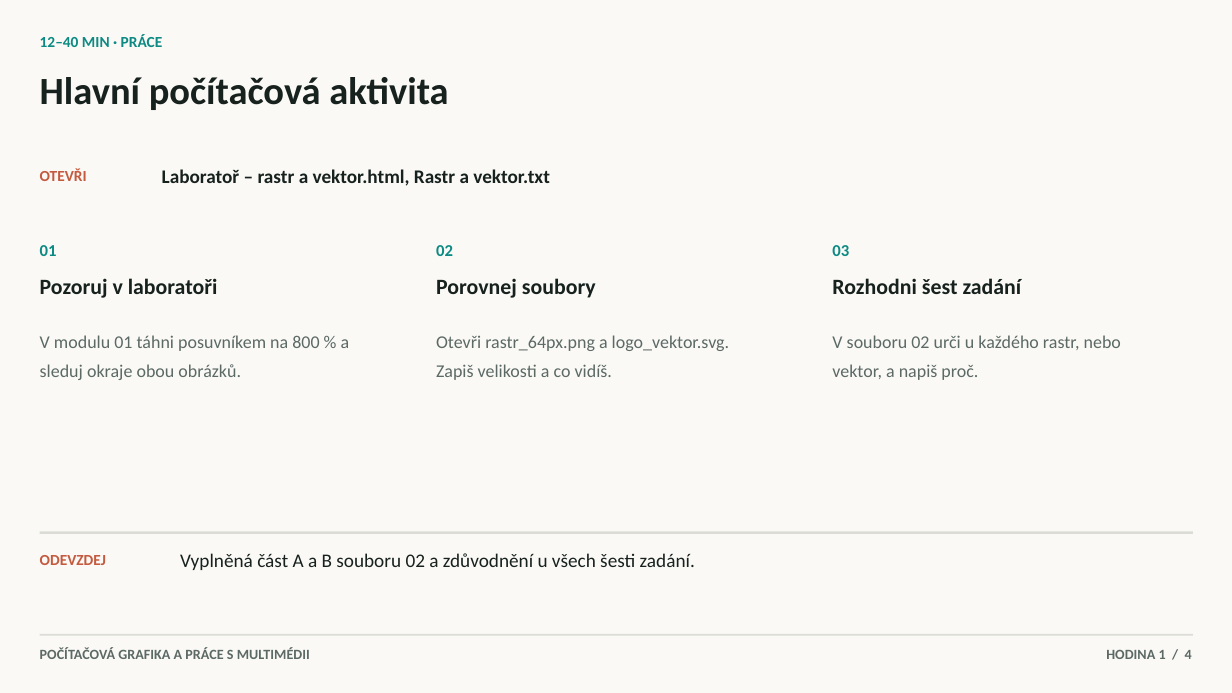
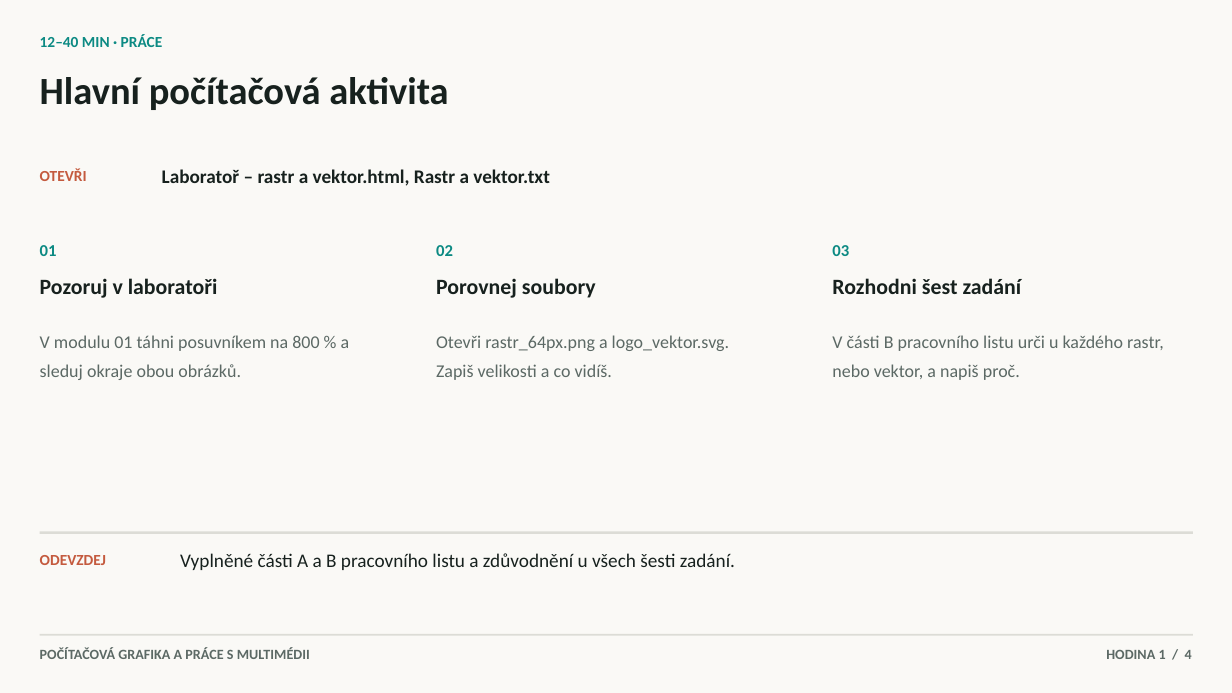
Before and after one commit to hlaska18/karel_hlas-web, a slide deck: slide 4 of public/materialy/1L/6/Prezentace k hodinám/1. Rastrová a vektorová grafika.pptx. Drawn at 1232x693 pixels with LibreOffice and Linux fonts; fonts in the diff are those of the drawing. Boxes give left, top, right and bottom in pixels: in the first picture for what was removed or moved away, otherwise in the second. Text is boxed around its words. In the diff, an @@ line names an element or a change of style, - is before the commit and + after.

```diff
--- a/public/materialy/1L/6/Prezentace k hodinám/1. Rastrová a vektorová grafika.pptx
+++ b/public/materialy/1L/6/Prezentace k hodinám/1. Rastrová a vektorová grafika.pptx
@@ text at [832,335,1164,380]: text changed @@
-V souboru 02 urči u každého rastr, nebo vektor, a napiš proč.
+V části B pracovního listu urči u každého rastr, nebo vektor, a napiš proč.
@@ text at [180,553,735,570]: text changed @@
-Vyplněná část A a B souboru 02 a zdůvodnění u všech šesti zadání.
+Vyplněné části A a B pracovního listu a zdůvodnění u všech šesti zadání.
```
Also in this commit, not shown: 7 other files.
